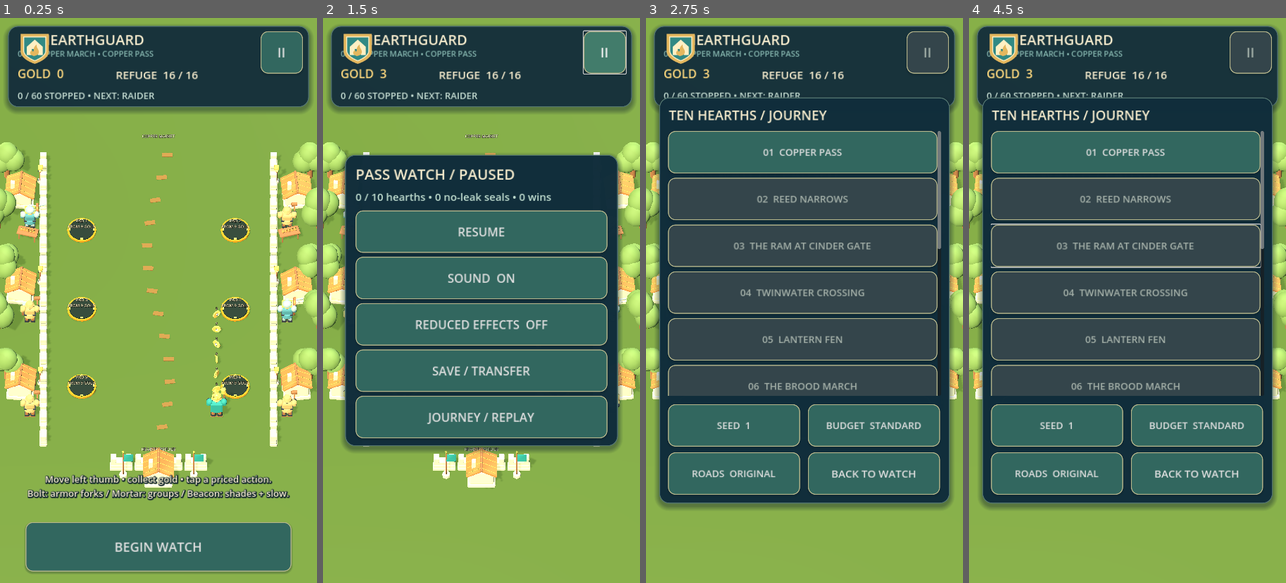
Above: before the commit, frames 1-4 (left to right).
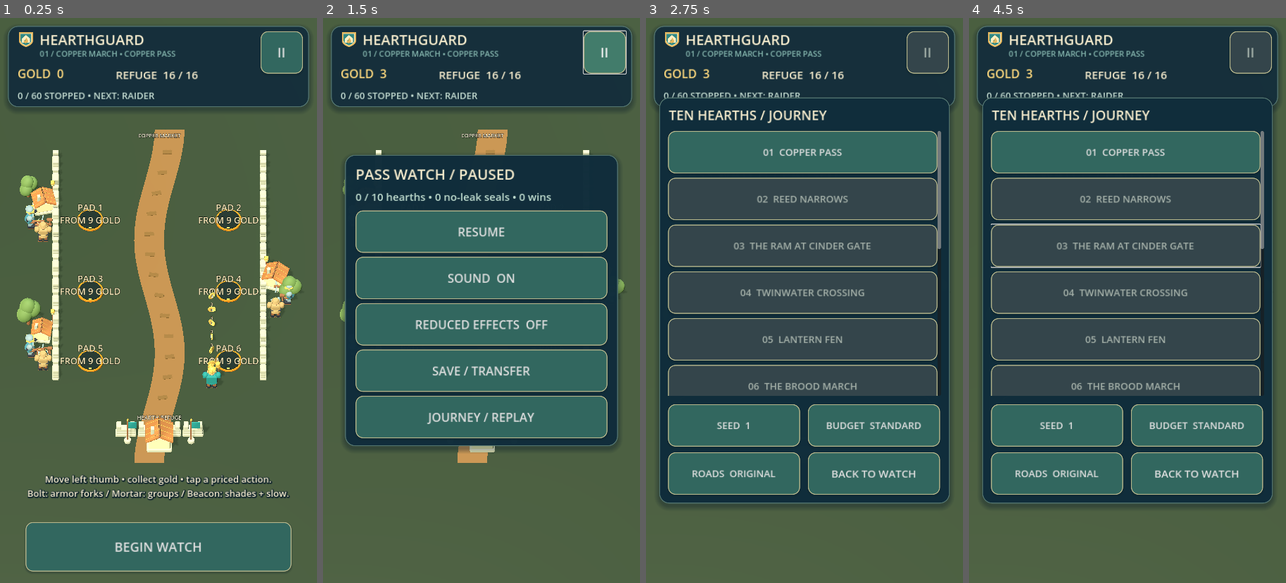
Above: after the commit, the same moments.

Repository: dsschiff/games
Game: Godot game, scene res://main.tscn
Same seed, same stepped clock (60 frames per second), same inputs: the game is played once before the commit and once after it.
Inputs:
- Up to frame 1 (0.25 s): no input
- Up to frame 2 (1.5 s): click "BEGIN WATCH" at 0.5 s; click "II" at 1.25 s
- Up to frame 3 (2.75 s): click "JOURNEY / REPLAY" at 2 s
- Up to frame 4 (4.5 s): click "JOURNEY / REPLAY" at 2.75 s; click "JOURNEY / REPLAY" at 3.5 s; click "RESUME" at 4.25 s

The runs differ from the first frame. In frame 1, 77% of the frame differs, in the area x 0-100%, y 0-100%; in frame 2, 43%; in frame 3, 23%; in frame 4, 23%.

Commit message:
Correct Hearthguard scenic fit and labels and capture native frames

Diff:
--- a/android-games/hearthguard/scripts/main.gd
+++ b/android-games/hearthguard/scripts/main.gd
@@ -207,7 +207,9 @@
 	text_label(header, "HEARTHGUARD", 38).position = Vector2(20, 10)
 	text_label(header, "01 / THE COPPER PASS", 20, "86b7af").position = Vector2(22, 60)
 	var crest := TextureRect.new()
+	crest.name = "Crest"
 	crest.texture = preload("res://art/hearth-crest.svg")
+	crest.expand_mode = TextureRect.EXPAND_IGNORE_SIZE
 	crest.position = Vector2(21, 10)
 	crest.size = Vector2(40, 40)
 	crest.mouse_filter = Control.MOUSE_FILTER_IGNORE
@@ -291,7 +293,7 @@
 	head.size = Vector2(w, 184)
 	(head.get_child(0) as Label).add_theme_font_size_override("font_size", 32)
 	(head.get_child(0) as Label).position = Vector2(72, 8)
-	(head.get_child(1) as Label).position = Vector2(22, 50)
+	(head.get_child(1) as Label).position = Vector2(72, 50)
 	wallet_label.position = Vector2(22, 88)
 	wallet_label.add_theme_font_size_override("font_size", 27)
 	integrity_label.position = Vector2(245, 92)
--- a/android-games/hearthguard/scripts/presentation/regions.gd
+++ b/android-games/hearthguard/scripts/presentation/regions.gd
@@ -13,16 +13,32 @@
 	{"landmark": "The ten beacon court", "props": ["monolith", "banner", "well"], "grove": 0}
 ]
 
+# Each row describes one separated settlement shoulder cluster: x/z, orientation,
+# house scale and tree offset. Mirrored paired rows are deliberately avoided.
+const CLUSTERS := [
+	[[-6.2, -5.8, .22, .68, -.8], [6.2, -.8, -.30, .72, 1.0], [-6.3, 2.7, -.12, .62, -.9]],
+	[[6.3, -6.1, -.18, .66, .8], [-6.2, -1.8, .34, .70, -1.1], [6.2, 3.6, -.42, .61, .9]],
+	[[-6.3, -6.6, .40, .72, .8], [6.2, -3.1, -.14, .62, -.9], [-6.2, 2.1, -.24, .66, -.8]],
+	[[6.3, -5.7, -.30, .69, -.8], [-6.3, -.7, .25, .64, .9], [6.2, 3.2, .16, .70, -.9]],
+	[[-6.2, -6.3, .20, .65, -.8], [6.3, -1.9, -.42, .70, 1.1], [-6.3, 2.3, -.18, .69, -.9]],
+	[[6.2, -6.6, -.24, .64, .9], [-6.3, -2.7, .42, .70, -1.0], [6.3, 2.5, .20, .62, .8]],
+	[[-6.3, -5.8, .26, .69, -.9], [6.3, -.5, -.20, .63, .9], [-6.2, 2.9, -.36, .65, -.8]],
+	[[6.2, -6.8, -.32, .64, .8], [-6.3, -1.3, .42, .69, -1.0], [6.3, 3.4, -.16, .66, -.9]],
+	[[-6.2, -6.4, .16, .71, .9], [6.3, -2.5, -.40, .65, -.8], [-6.3, 2.0, -.26, .66, -.9]],
+	[[6.3, -6.1, -.28, .68, -.9], [-6.2, -.8, .34, .65, .9], [6.2, 3.3, -.14, .70, -.9]]
+]
+
 static func describe(state: Dictionary) -> Dictionary:
 	var stage: int = int(state.definition.stage) if state.schema == 2 else 0
 	var region: int = int(state.definition.region) if state.schema == 2 else 0
 	var palettes := [
-		{"ground": "94a674", "edge": "68785a", "road": "cfb58a", "water": "87b6b3", "sky": "c4d2c3", "house": "cottage", "tree": "oak"},
-		{"ground": "7ca49a", "edge": "527d79", "road": "c3ba91", "water": "639d9f", "sky": "bdcfcd", "house": "stilt_house", "tree": "oak"},
-		{"ground": "b8cacc", "edge": "7f9a9f", "road": "d5cbb2", "water": "7db0b8", "sky": "d4dfe0", "house": "ridge_house", "tree": "pine"}
+		{"ground": "7e8b76", "edge": "68785a", "road": "c3aa87", "water": "87b6b3", "sky": "c4d2c3", "house": "cottage", "tree": "oak"},
+		{"ground": "6e8c82", "edge": "527d79", "road": "b4ad8c", "water": "639d9f", "sky": "bdcfcd", "house": "stilt_house", "tree": "oak"},
+		{"ground": "9aafb2", "edge": "7f9a9f", "road": "bcb6a2", "water": "7db0b8", "sky": "d4dfe0", "house": "ridge_house", "tree": "pine"}
 	]
 	var result: Dictionary = palettes[region].duplicate(true)
 	result.merge(MAPS[stage], true)
 	result.stage = stage
 	result.region = region
+	result.clusters = CLUSTERS[stage].duplicate(true)
 	return result
--- a/android-games/hearthguard/scripts/presentation/settlement.gd
+++ b/android-games/hearthguard/scripts/presentation/settlement.gd
@@ -58,15 +58,15 @@
 	env.background_color = Color(region.sky).srgb_to_linear()
 	env.ambient_light_source = Environment.AMBIENT_SOURCE_COLOR
 	env.ambient_light_color = Color("dce6de").srgb_to_linear()
-	env.ambient_light_energy = .36
+	env.ambient_light_energy = .28
 	env.tonemap_mode = Environment.TONE_MAPPER_FILMIC
-	env.tonemap_exposure = .95
+	env.tonemap_exposure = .85
 	environment.environment = env
 	add_child(environment)
 	var sun := DirectionalLight3D.new()
 	sun.rotation_degrees = Vector3(-57, -29, 0)
-	sun.light_color = Color("fff0cf")
-	sun.light_energy = .95
+	sun.light_color = Color("fff8ed")
+	sun.light_energy = .70
 	sun.shadow_enabled = true
 	sun.shadow_opacity = .40
 	sun.shadow_blur = 2
@@ -76,7 +76,7 @@
 	var fill := DirectionalLight3D.new()
 	fill.rotation_degrees = Vector3(-35, 140, 0)
 	fill.light_color = Color("bfdde4")
-	fill.light_energy = .24
+	fill.light_energy = .16
 	add_child(fill)
 	camera = Camera3D.new()
 	camera.projection = Camera3D.PROJECTION_ORTHOGONAL
@@ -94,14 +94,15 @@
 	for lane in (int(definition.lanes) if campaign else 1):
 		road(lane)
 	for side in [-1, 1]:
-		for j in 15:
+		for j in 13:
 			place("wall", Vector3(side * 5.55, 0, -8.7 + j * 1.15), 0, .85, true)
-		for j in 5:
-			place(region.tree, Vector3(side * (7.3 + (j % 2) * .45), 0, -8.2 + j * 3.0 + region.grove * .28), j * .73, 1.0 + (j % 2) * .15, true)
-		for j in 3:
-			place(region.house, Vector3(side * 6.65, 0, -6.8 + j * 5.7), side * .10, .82, true)
-			place(region.props[j], Vector3(side * 6.30, 0, -4.6 + j * 4.5), side * .25, .72, true)
-			place("lantern", Vector3(side * 5.70, 0, -7.9 + j * 6.0), 0, .70, true)
+	for j in region.clusters.size():
+		var cluster: Array = region.clusters[j]
+		var side := signf(cluster[0])
+		place(region.house, Vector3(cluster[0], 0, cluster[1]), cluster[2], cluster[3], true)
+		place(region.tree, Vector3(side * 7.0, 0, cluster[1] + cluster[4]), cluster[2] + .7, .68 + j * .07, true)
+		place(region.props[j], Vector3(side * 6.22, 0, cluster[1] + 1.40), -cluster[2], .62, true)
+		place("lantern", Vector3(side * 5.72, 0, cluster[1] - .92), 0, .64, true)
 	# Gate piers sit beyond the complete traversable/body rectangle.
 	gate = Node3D.new()
 	add_child(gate)
@@ -128,7 +129,9 @@
 			var a := j * TAU / 4
 			var mark := box(Vector3(p.x + sin(a) * .57, .13, p.y + cos(a) * .57), Vector3(.15, .035, .07), "f7dfa0")
 			mark.rotation.y = a
-		pad_labels.append(label("", Vector3(p.x, .58, p.y), "ffe1a0", 28))
+		var price := label("", Vector3(p.x, .62, p.y), "ffe1a0", 40)
+		price.pixel_size = .012
+		pad_labels.append(price)
 		towers.append({"family": -1, "fork": -1, "node": null, "operator": null, "turret": null, "tip": null, "recoil": 0.0, "construction": 1.0, "aim": Vector3.FORWARD})
 	var ring := TorusMesh.new()
 	ring.inner_radius = 4.96
@@ -141,9 +144,13 @@
 	add_child(range_ring)
 	range_ring.hide()
 	for i in 6:
-		var citizen := take_actor("citizen" if i % 3 != 0 else "defender", i * 1.7)
-		var side := -1 if i % 2 == 0 else 1
-		citizen.position = Vector3(side * 6.20, .02, -5.2 + (i / 2) * 5.6)
+		var cluster: Array = region.clusters[i / 2]
+		var side := signf(cluster[0])
+		var worker := i % 2 == 0
+		var citizen := take_actor("citizen" if worker else "defender", i * 1.7)
+		citizen.position = Vector3(side * (6.22 if worker else 6.94), .02, cluster[1] + (2.12 if worker else 1.10))
+		if not worker:
+			citizen.rotation.y = side * PI / 2
 		civilians.append({"actor": citizen, "home": citizen.position, "last": citizen.position})
 	adapter.reset(state, false)
 	synchronize(state, false, 0)
@@ -234,7 +241,8 @@
 			normals.append(Vector3.UP)
 		if i > 0:
 			var n := i * 2
-			indices.append_array(PackedInt32Array([n - 2, n, n - 1, n - 1, n, n + 1]))
+			# Match Godot's clockwise front faces, keeping upward lighting normals.
+			indices.append_array(PackedInt32Array([n - 2, n - 1, n, n - 1, n + 1, n]))
 	var arrays := []
 	arrays.resize(Mesh.ARRAY_MAX)
 	arrays[Mesh.ARRAY_VERTEX] = verts
@@ -243,6 +251,7 @@
 	var mesh := ArrayMesh.new()
 	mesh.add_surface_from_arrays(Mesh.PRIMITIVE_TRIANGLES, arrays)
 	var n := MeshInstance3D.new()
+	n.name = "RoadLane%d" % lane
 	n.mesh = mesh
 	n.material_override = Actor.material(region.road)
 	add_child(n)
@@ -281,7 +290,7 @@
 	node.text = text
 	node.position = at
 	node.font_size = size
-	node.pixel_size = .007
+	node.pixel_size = .010
 	node.outline_size = 5
 	node.modulate = Color(color)
 	node.billboard = BaseMaterial3D.BILLBOARD_ENABLED
@@ -414,7 +423,8 @@
 	t.operator = take_actor("defender", 0, true)
 	t.operator.scale = Vector3.ONE * .67
 	t.operator.position = Vector3(p.x - .20, 1.21, p.y + .17)
-	t.title = label("", Vector3(p.x, 2.66, p.y), "ffe2a0", 23)
+	t.title = label("", Vector3(p.x, 2.74, p.y), "ffe2a0", 38)
+	t.title.pixel_size = .012
 	if spec.fork > 0:
 		for side in [-1, 1]:
 			var plate := place("banner", Vector3(p.x + side * .44, .10, p.y + .20), 0, .40)
@@ -501,13 +511,13 @@
 		var at: Vector3 = c.home
 		# Citizens remain outside the traversable/body rectangle and keep their own
 		# deterministic local clock, without consuming the game's seeded RNG.
-		if i % 3 != 0 and target_phase == "playing":
+		if c.actor.role == "citizen" and target_phase == "playing":
 			at.z += sin(decor_time * .45 + i) * .55
 		var v: Vector3 = (at - c.last) / maxf(step, .001)
 		c.actor.position = at
 		c.actor.pose(step, v, target_phase)
 		c.last = at
-		if i % 3 != 0 and target_phase == "playing" and fmod(decor_time + i, 4.2) < step:
+		if c.actor.role == "citizen" and target_phase == "playing" and fmod(decor_time + i, 4.2) < step:
 			c.actor.work_left = .6
 	for t in towers:
 		if t.family < 0:
@@ -544,6 +554,14 @@
 		for z in [-9.7, 8.4]:
 			for y in [0.0, 2.7]:
 				points.append(Vector3(x, y, z))
+	# Include complete transformed silhouettes, rather than fitting only the road.
+	for record in bounds_records:
+		for corner in 8:
+			points.append((record.bounds as AABB).get_endpoint(corner))
+	for c in civilians:
+		var silhouette: AABB = c.actor.transform * c.actor.model.transform * (manifest["actor_" + c.actor.role] as AABB)
+		for corner in 8:
+			points.append(silhouette.grow(.55).get_endpoint(corner))
 	return points
 
 func fit(rect: Rect2) -> void:
--- /dev/null
+++ b/android-games/hearthguard/tests/composition_tests.gd
@@ -0,0 +1,97 @@
+extends "res://tests/presentation_tests.gd"
+## Focused response to original root-first-inspect native still. No renderer.
+
+func run() -> void:
+	for name in ["rules.gd", "campaign_rules.gd", "campaign_catalog.gd", "save_store.gd", "save_files.gd"]:
+		check(FileAccess.get_file_as_string("res://scripts/" + name).replace("\r\n", "\n") == FileAccess.get_file_as_string(baseline + name).replace("\r\n", "\n"), "composition preserves baseline rules/save source: " + name)
+	var profiles := [Vector2i(720, 1280), Vector2i(1080, 2400), Vector2i(1080, 2520), Vector2i(1968, 2184), Vector2i(1100, 1400), Vector2i(1600, 1000), Vector2i(2560, 1440)]
+	for stage in 10:
+		var state := C.fresh(Cat.definition(stage))
+		var whole := state.duplicate(true)
+		var view := V.new()
+		root.add_child(view)
+		view.set_process(false)
+		view.build(state)
+		state.towers[0].family = 0
+		view.synchronize(state, false, 0)
+		await process_frame
+		var road := view.get_node("RoadLane0") as MeshInstance3D
+		check(front_sign(road.mesh) * front_sign(BoxMesh.new()) > 0, "road front faces match upward-facing Godot reference mesh map " + str(stage + 1))
+		var protected := AABB(Vector3(-5.2, -.01, -7.99), Vector3(10.4, 3, 15.19))
+		var physical_clear := true
+		for record in view.bounds_records:
+			physical_clear = physical_clear and not (record.bounds as AABB).intersects(protected)
+		check(physical_clear, "varied shoulder clusters preserve complete traversable actor bounds map " + str(stage + 1))
+		var clusters: Array = view.region.clusters
+		check(clusters.size() == 3 and absf(clusters[0][1] - clusters[1][1]) > 3 and absf(clusters[1][1] - clusters[2][1]) > 3 and clusters[0][2] != clusters[1][2], "regional clusters have distinct angles and separated quiet gaps map " + str(stage + 1))
+		for size in profiles:
+			root.size = size
+			await process_frame
+			var logical := root.get_visible_rect().size
+			var field := Rect2(Vector2(28, 228), Vector2(logical.x - 56, logical.y - 516))
+			view.fit(field)
+			var clipped := false
+			var intrusion := false
+			var forbidden := [Rect2(0, 0, logical.x, 210), Rect2(0, logical.y - 160, logical.x, 160), Rect2(38, logical.y - 378, 160, 160)]
+			for record in view.bounds_records:
+				var silhouette: Rect2 = view.projected_bounds(bounds_points(record.bounds))
+				clipped = clipped or not field.grow(.2).encloses(silhouette)
+				for control_rect in forbidden:
+					if silhouette.intersects(control_rect):
+						intrusion = true
+						print("COMPOSITION_INTRUSION ", stage + 1, " ", size, " ", record.asset, " ", silhouette)
+			check(not clipped and not intrusion, "full scenery silhouettes fit scenic shoulders and clear HUD/actions/joystick map %d at %s" % [stage + 1, size])
+			var price: Label3D = view.pad_labels[1]
+			var tower: Label3D = view.towers[0].title
+			var price_pixels := label_pixels(view, price)
+			var tower_pixels := label_pixels(view, tower)
+			print("ESSENTIAL_LABEL_PIXELS map=", stage + 1, " profile=", size, " price=", price_pixels, " type=", tower_pixels)
+			check(price_pixels.y >= 32 and tower_pixels.y >= 16, "essential price/type glyph bounds remain cover-legible in projection map %d at %s" % [stage + 1, size])
+		check(C.equivalent(whole.definition, state.definition) and state.time == 0, "composition never alters pinned definition or simulation time map " + str(stage + 1))
+		view.queue_free()
+		await process_frame
+	var app: Node = load("res://main.tscn").instantiate()
+	root.add_child(app)
+	await process_frame
+	await process_frame
+	var scene: Node = app.get_node("Battle")
+	scene.set_physics_process(false)
+	for size in profiles:
+		root.size = size
+		await process_frame
+		scene.layout()
+		var header: Panel = scene.ui.get_node("Header")
+		var crest: TextureRect = header.get_node("Crest")
+		var title := header.get_child(0) as Label
+		var subtitle := header.get_child(1) as Label
+		check(crest.size == Vector2(40, 40) and not crest.get_global_rect().intersects(title.get_global_rect()) and not crest.get_global_rect().intersects(subtitle.get_global_rect()), "actual crest bounds clear both header text rows at " + str(size))
+	app.queue_free()
+	await process_frame
+	var f := FileAccess.open(folder.path_join("composition-report.json"), FileAccess.WRITE)
+	f.store_string(JSON.stringify({"checks": checks, "failures": failures, "details": details, "scope": "CPU projected silhouettes, label mesh bounds, header layout and road winding; lighting/color/visual quality still require second rendered inspection"}, "\t"))
+	f.close()
+	print("COMPOSITION_CHECKS ", checks, " failures=", failures)
+	print("SUITE_COMPLETE: ", "PASS" if failures == 0 else "FAIL")
+	quit(0 if failures == 0 else 1)
+
+func label_pixels(view: Node3D, label: Label3D) -> Vector2:
+	var billboard := Transform3D(view.camera.global_basis, label.global_position)
+	var points: Array[Vector3] = []
+	# Label3D.get_aabb() expands billboard bounds into a cube for culling; its
+	# height is not text height. Sample the actual generated text collision mesh.
+	for point in label.generate_triangle_mesh().get_faces():
+		points.append(billboard * point)
+	return view.projected_bounds(points).size
+
+func front_sign(mesh: Mesh) -> float:
+	var arrays := mesh.surface_get_arrays(0)
+	var vertices: PackedVector3Array = arrays[Mesh.ARRAY_VERTEX]
+	var normals: PackedVector3Array = arrays[Mesh.ARRAY_NORMAL]
+	var indices: PackedInt32Array = arrays[Mesh.ARRAY_INDEX]
+	for i in range(0, indices.size(), 3):
+		var a: int = indices[i]
+		var b: int = indices[i + 1]
+		var c: int = indices[i + 2]
+		if normals[a].dot(Vector3.UP) > .99:
+			return (vertices[b] - vertices[a]).cross(vertices[c] - vertices[a]).dot(Vector3.UP)
+	return 0
--- a/android-games/hearthguard/tests/graphics_passage.gd
+++ b/android-games/hearthguard/tests/graphics_passage.gd
@@ -11,6 +11,10 @@
 var peak_primitives := 0
 var peak_nodes := 0
 var source_stage := -1
+var native_frames := false
+var native_inventory: Array = []
+var native_canvas := Vector2i(720, 1280)
+var native_finished := false
 
 func _initialize() -> void:
 	for arg in OS.get_cmdline_user_args():
@@ -24,10 +28,16 @@
 			passage_mode = arg.trim_prefix("--mode=")
 		elif arg == "--measure-frames":
 			measure = true
+		elif arg == "--native-frames":
+			native_frames = true
 	call_deferred("run")
 
 func run() -> void:
 	root.size = Vector2i(720, 1280)
+	if native_frames:
+		if passage_mode == "closure":
+			native_canvas = Vector2i(1968, 2520)
+		DirAccess.make_dir_recursive_absolute(folder.path_join("frames"))
 	if not checkpoint.is_empty():
 		var bytes := FileAccess.get_file_as_string(checkpoint)
 		var decoded := S.decode(bytes)
@@ -51,6 +61,8 @@
 		f.store_string(bytes)
 		f.close()
 	await load_app()
+	if native_frames:
+		RenderingServer.frame_post_draw.connect(capture_native_frame)
 	if passage_mode == "legacy":
 		await legacy_passage()
 		finish_passage()
@@ -171,6 +183,11 @@
 	await snap("tour-end")
 
 func finish_passage() -> void:
+	native_finished = true
+	if native_frames:
+		var inventory := FileAccess.open(folder.path_join("native-frame-inventory.json"), FileAccess.WRITE)
+		inventory.store_string(JSON.stringify({"canvas": [native_canvas.x, native_canvas.y], "cadence": 30, "frames": native_inventory, "policy": "Native 1:1 pixels, padding only; no scaling/retiming or FPS claim"}, "\t"))
+		inventory.close()
 	var input_file := FileAccess.open(folder.path_join("raw-input-events.json"), FileAccess.WRITE)
 	input_file.store_string(JSON.stringify(events))
 	input_file.close()
@@ -202,6 +219,31 @@
 	print("SUITE_COMPLETE: ", "PASS" if failures == 0 else "FAIL")
 	quit(0 if failures == 0 else 1)
 
+func capture_native_frame() -> void:
+	if native_finished or not is_instance_valid(scene):
+		return
+	var original := root.get_texture().get_image()
+	var size := original.get_size()
+	if passage_mode != "closure" and size != Vector2i(720, 1280):
+		check(false, "Ordinary native capture must contain actual720x1280 pixels; no low-resolution padding fallback")
+		finish_passage()
+		return
+	if size.x > native_canvas.x or size.y > native_canvas.y:
+		check(false, "Native frame exceeds declared canvas; no scaling fallback")
+		finish_passage()
+		return
+	var canvas := Image.create(native_canvas.x, native_canvas.y, false, Image.FORMAT_RGBA8)
+	canvas.fill(Color("142e3b"))
+	var offset := Vector2i((native_canvas.x - size.x) / 2, 0)
+	canvas.blit_rect(original, Rect2i(Vector2i.ZERO, size), offset)
+	var index := native_inventory.size()
+	var saved := canvas.save_png(folder.path_join("frames/%06d.png" % index))
+	if saved != OK:
+		check(false, "Native frame write failed")
+		finish_passage()
+		return
+	native_inventory.append({"frame": index, "native": [size.x, size.y], "offset": [offset.x, offset.y], "simulation": float(scene.state.time)})
+
 func legacy_passage() -> void:
 	check(scene.state.schema == 1 and scene.paused, "ordinary launch hydrates genuine legacy save paused")
 	await snap("legacy-held")
Not shown, added: android-games/hearthguard/tests/composition_tests.gd.uid
Not shown, changed: android-games/hearthguard/GRAPHICS_PRODUCTION.md
Not shown, changed: android-games/hearthguard/tests/run_graphics.py
